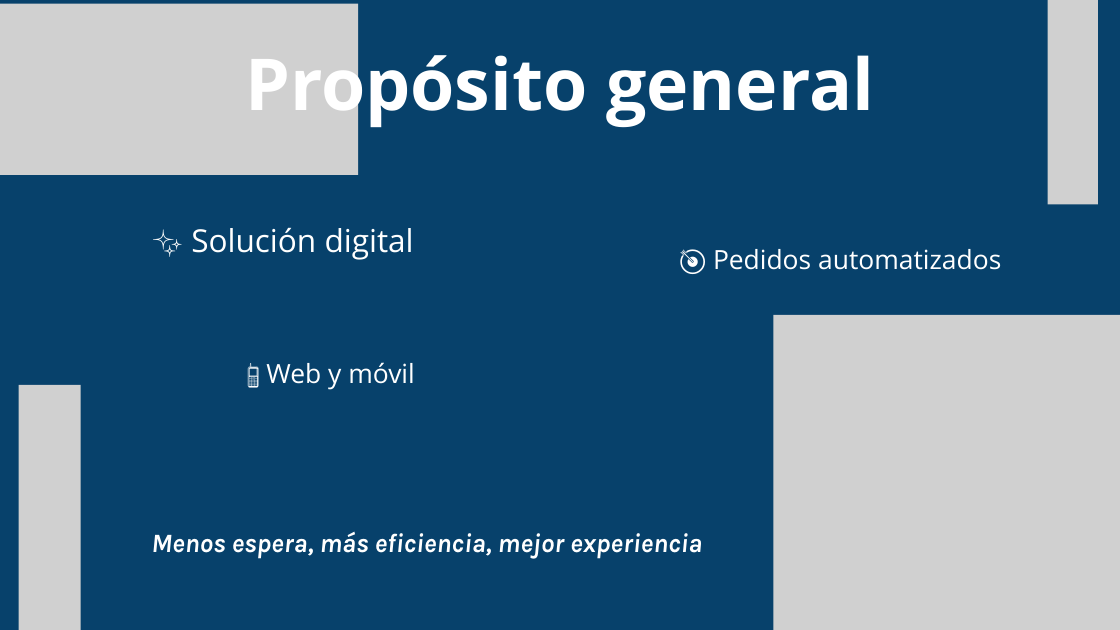
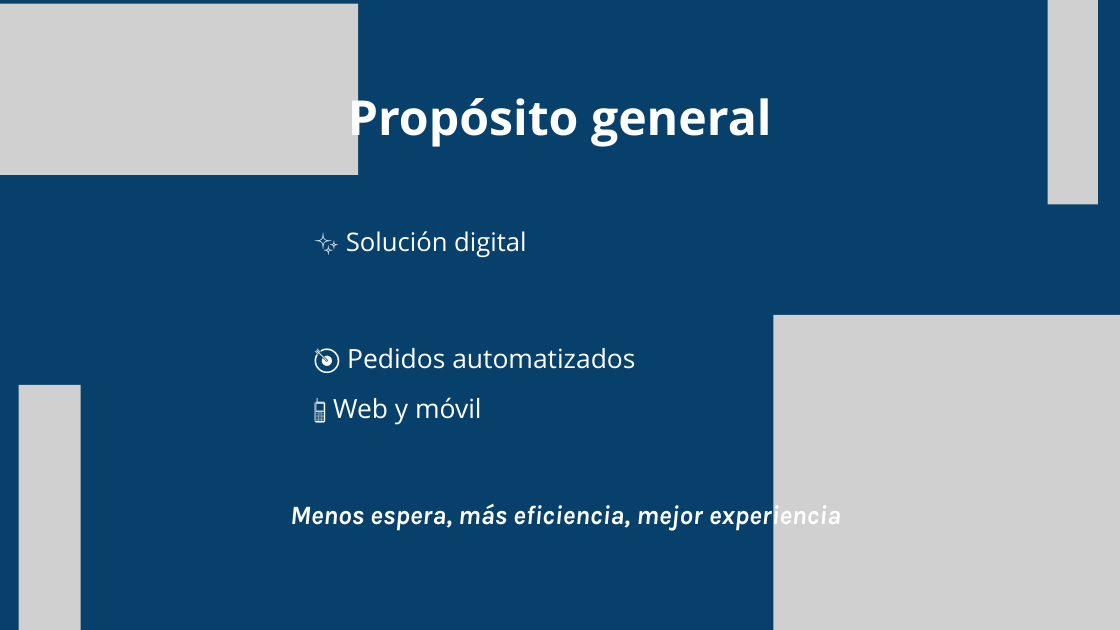
Before and after one commit to ejercitopalomazi9111-arch/mazi-central, a slide deck: slide 11 of fadori/presentacion/Fadori-STEAM.pptx. Drawn at 1120x630 pixels with LibreOffice and Linux fonts; fonts in the diff are those of the drawing; grey boxes stand for pictures. Boxes give left, top, right and bottom in pixels: in the first picture for what was removed or moved away, otherwise in the second. Text is boxed around its words. In the diff, an @@ line names an element or a change of style, - is before the commit and + after.

```diff
--- a/fadori/presentacion/Fadori-STEAM.pptx
+++ b/fadori/presentacion/Fadori-STEAM.pptx
@@ text "Propósito general" moved from (x1=245, y1=44, x2=874, y2=129) to (x1=348, y1=90, x2=772, y2=148) @@
@@ text "Propósito general" at (x1=348, y1=90, x2=772, y2=148): size 92 to 62 pt @@
@@ text "✨ Solución digital" moved from (x1=191, y1=227, x2=414, y2=260) to (x1=346, y1=231, x2=526, y2=257) @@
@@ text "✨ Solución digital" at (x1=346, y1=231, x2=526, y2=257): size 40.5 to 33 pt; alignment centre to left @@
@@ text "🎯 Pedidos automatizados" at (x1=347, y1=348, x2=635, y2=369): alignment centre to left @@
@@ text "🎯 Pedidos automatizados" moved from (x1=713, y1=249, x2=1001, y2=270) to (x1=347, y1=348, x2=635, y2=369) @@
@@ text "📱 Web y móvil" moved from (x1=266, y1=362, x2=415, y2=390) to (x1=333, y1=397, x2=482, y2=425) @@
@@ text "📱 Web y móvil" at (x1=333, y1=397, x2=482, y2=425): alignment centre to left @@
@@ text "Menos espera, más eficiencia, mejor ..." rewrapped from (x1=151, y1=532, x2=702, y2=558) to (x1=290, y1=500, x2=841, y2=530) @@
```
Also in this commit, not shown: 18 other slides changed, 5 other files.
